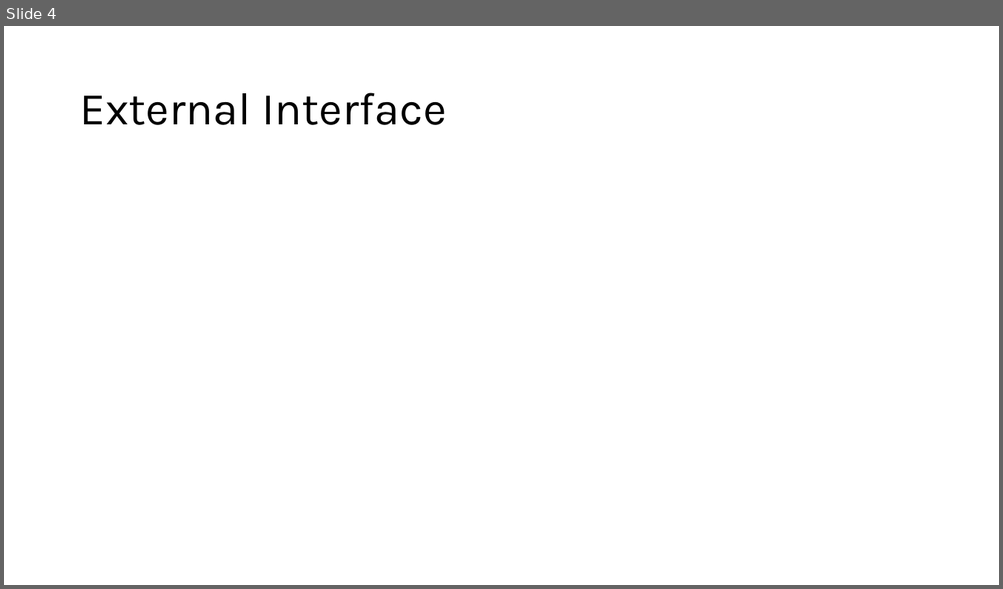
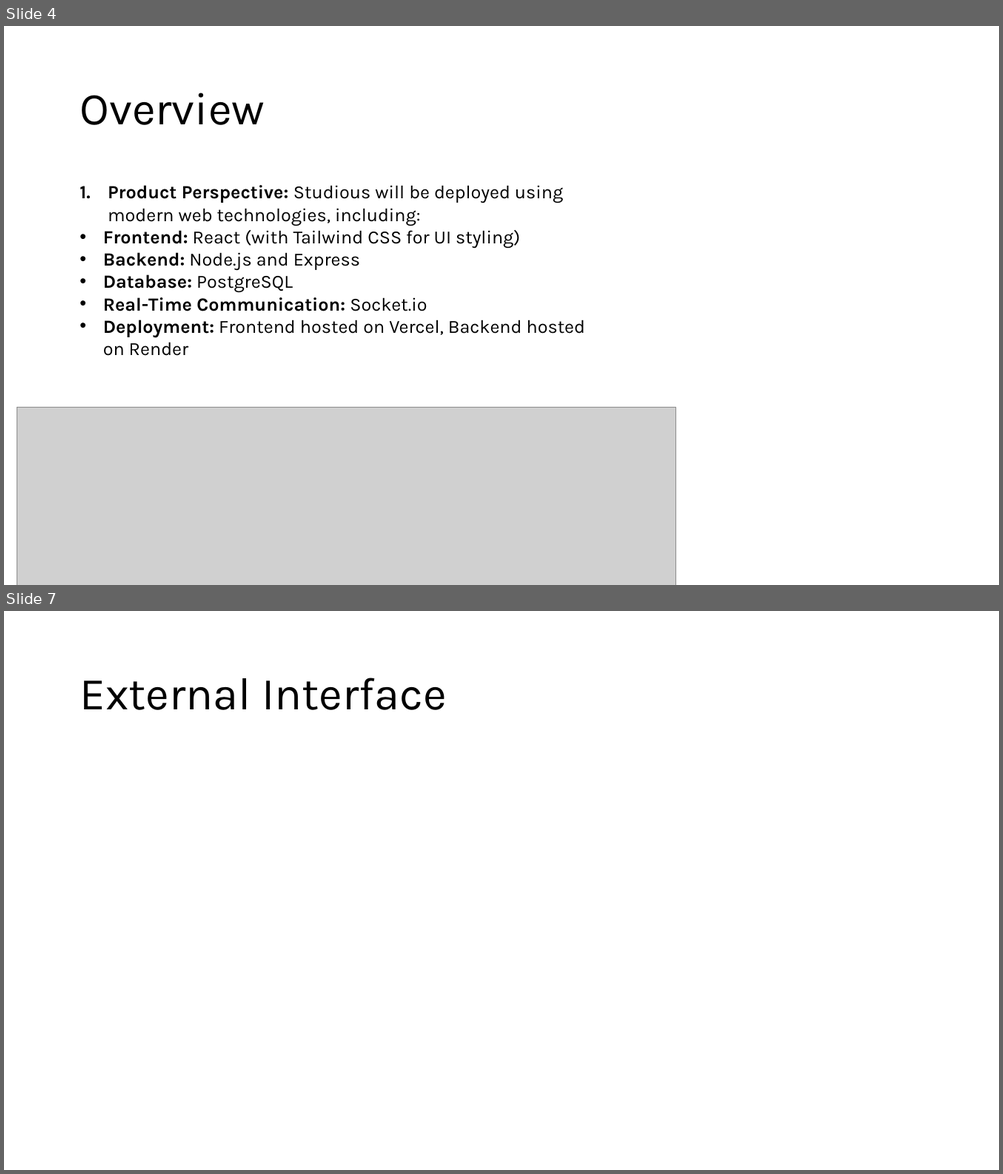
Before and after one commit to hudcho/Studious, a slide deck: ASGMNT3/New Microsoft PowerPoint Presentation.pptx. Shown one above the other, each under a label of ours: slide 4 before the commit, slides 4 and 7 after it; the slides between them are not shown. The pictures are 1003x589 and 1003x1174 pixels, drawn with LibreOffice and Linux fonts; fonts in the diff are those of the drawing; grey boxes stand for pictures. Boxes give left, top, right and bottom in pixels: in the first picture for what was removed or moved away, otherwise in the second. Text is boxed around its words. In the diff, an @@ line names an element or a change of style, - is before the commit and + after.

```diff
--- a/ASGMNT3/New Microsoft PowerPoint Presentation.pptx
+++ b/ASGMNT3/New Microsoft PowerPoint Presentation.pptx
@@ slide 4 added at (x1=4, y1=26, x2=999, y2=585), background #FFFFFF @@
@@ title added at (x1=79, y1=93, x2=264, y2=125), 44 pt, text #000000 @@
+Overview
@@ text added at (x1=103, y1=185, x2=586, y2=356), 18 pt, text #000000 @@
+1. Product Perspective: Studious will be deployed using modern web technologies, including:
+• Frontend: React (with Tailwind CSS for UI styling)
+• Backend: Node.js and Express
+• Database: PostgreSQL
+• Real-Time Communication: Socket.io
+• Deployment: Frontend hosted on Vercel, Backend hosted on Render
@@ picture added at (x1=17, y1=408, x2=675, y2=585) @@
@@ what was slide 4 is now slide 7 @@
```
Also in this commit, not shown: 4 other slides added, 2 slides removed.
